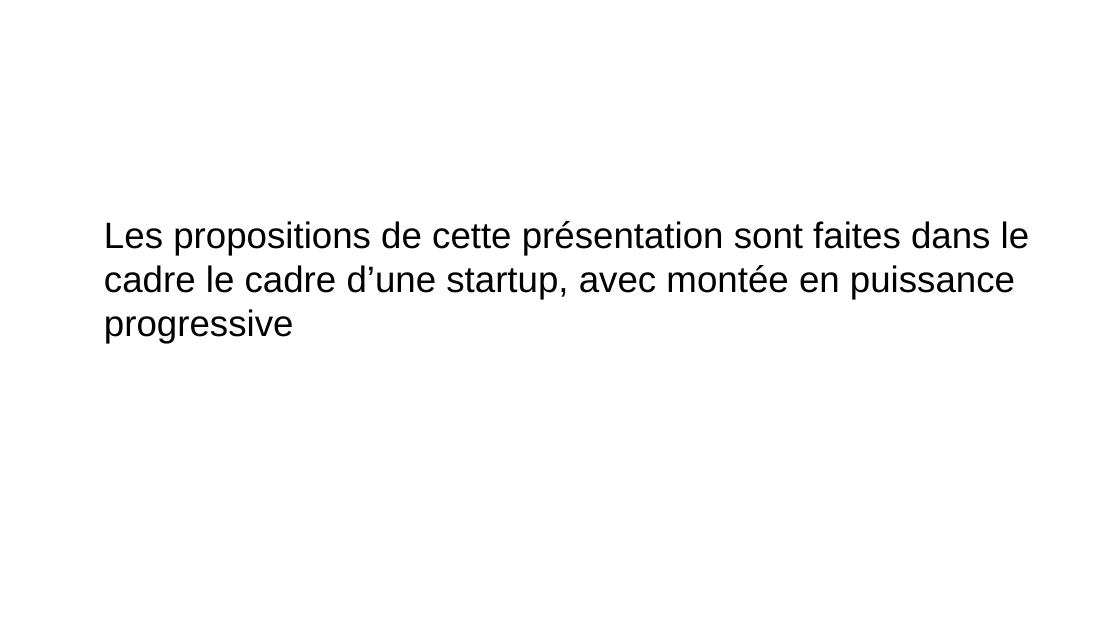
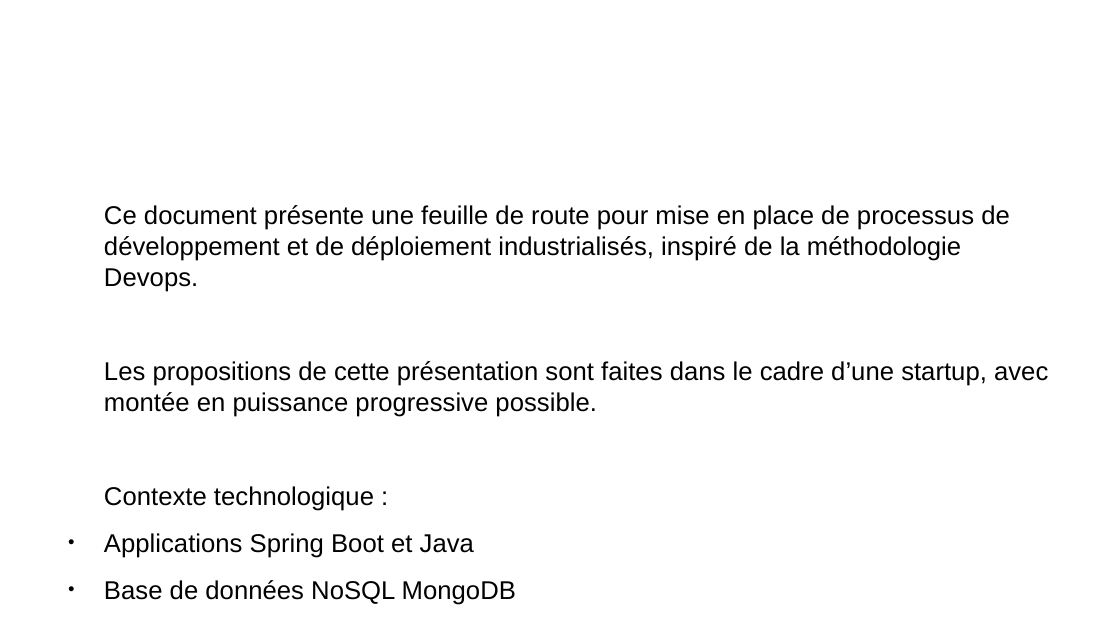
Before and after one commit to remipassmoilesel/ci-cd-plan, a slide deck: slide 2 of ci-cd-plan.odp (slide 5 before the commit). Drawn at 1120x630 pixels with LibreOffice and Linux fonts; fonts in the diff are those of the drawing; background and template pictures are left out. Boxes give left, top, right and bottom in pixels: in the first picture for what was removed or moved away, otherwise in the second. Text is boxed around its words. In the diff, an @@ line names an element or a change of style, - is before the commit and + after.

```diff
--- a/ci-cd-plan.odp
+++ b/ci-cd-plan.odp
@@ text at (104,205,1048,605): text changed; size 26 to 18.2 pt @@
-Les propositions de cette présentation sont faites dans le cadre le cadre d’une startup, avec montée en puissance progressive
+Ce document présente une feuille de route pour mise en place de processus de développement et de déploiement industrialisés, inspiré de la méthodologie Devops.
+Les propositions de cette présentation sont faites dans le cadre d’une startup, avec montée en puissance progressive possible.
+Contexte technologique :
+● Applications Spring Boot et Java
+● Base de données NoSQL MongoDB
```
Also in this commit, not shown: 9 other slides changed, 8 slides added, 3 slides removed.
